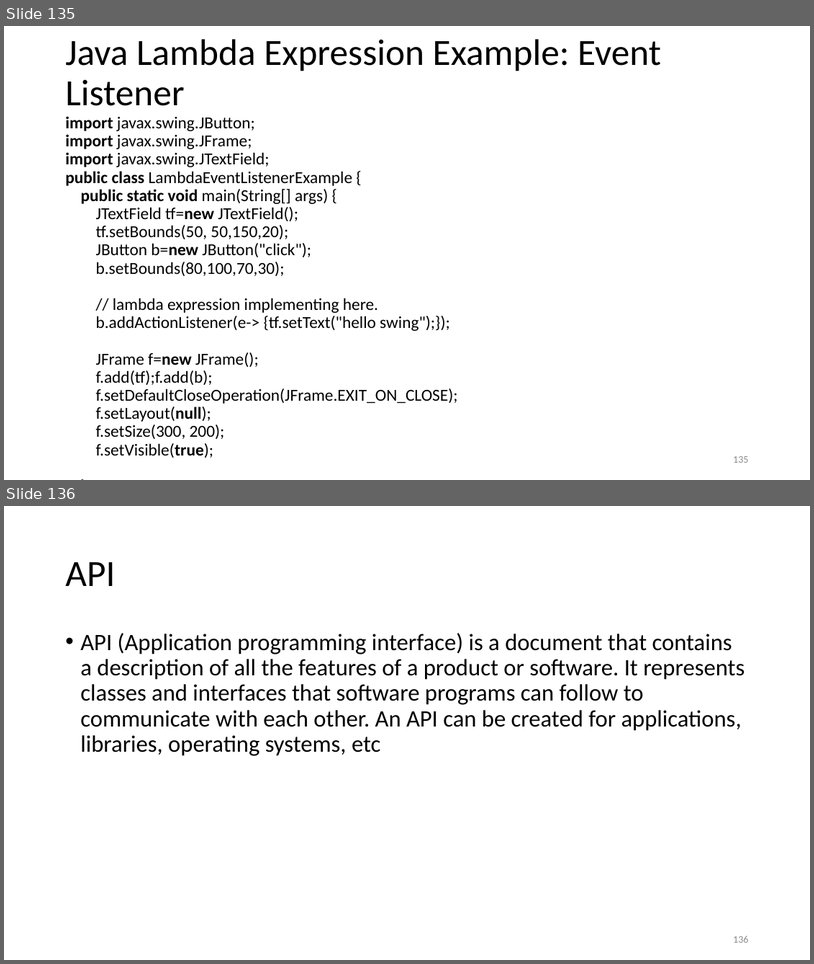
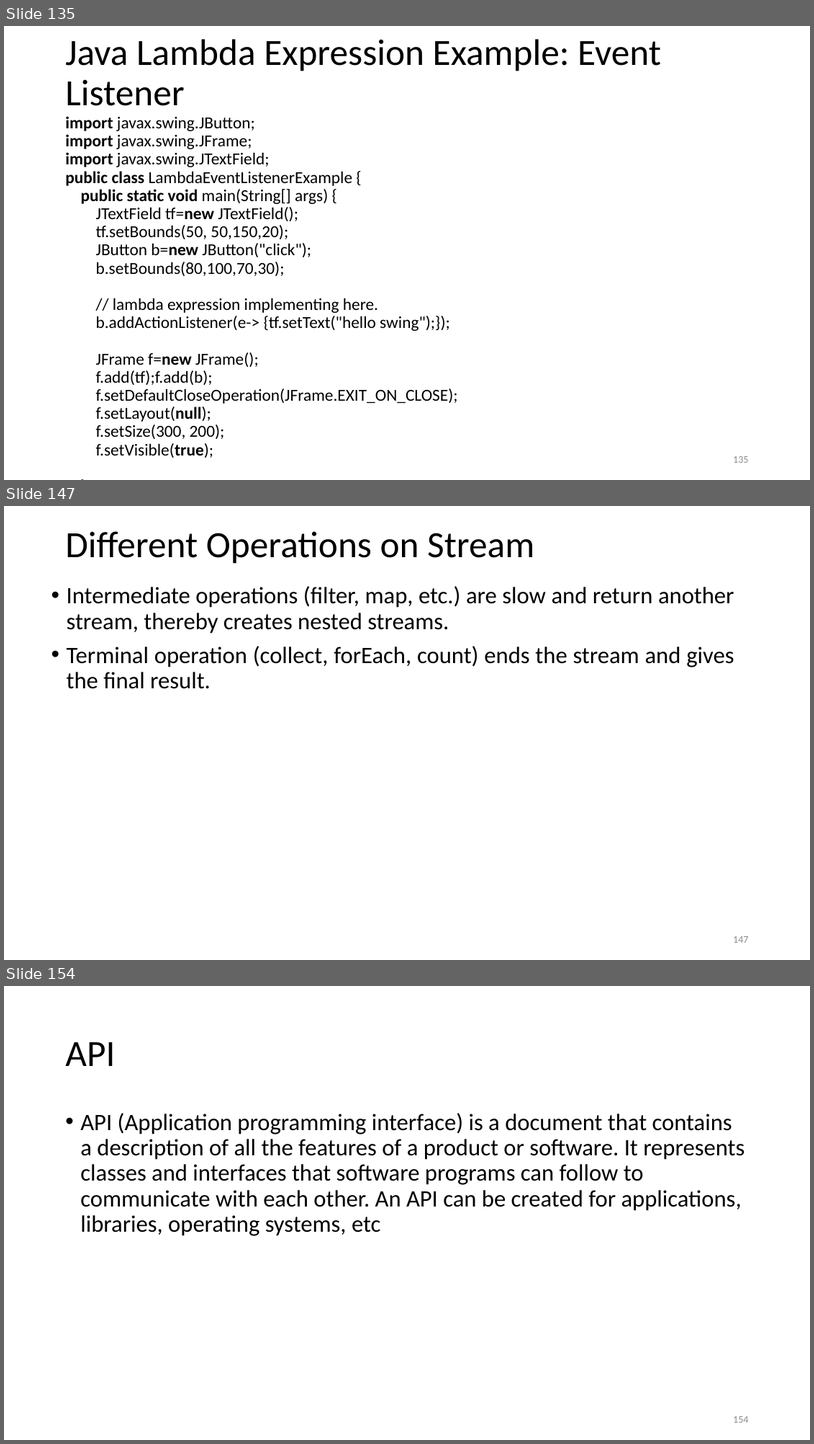
Before and after one commit to suniljeevan/JAVA-FULLSTACK-DEVELOPMENT-2026, a slide deck: COURSE MATERIALS/Module-1 CSE3427.pptx. Shown one above the other, each under a label of ours: slides 135 and 136 before the commit, slides 135, 147 and 154 after it; the slides between them are not shown. The pictures are 814x964 and 814x1444 pixels, drawn with LibreOffice and Linux fonts; fonts in the diff are those of the drawing; background and template pictures are left out. Boxes give left, top, right and bottom in pixels: in the first picture for what was removed or moved away, otherwise in the second. Text is boxed around its words. In the diff, an @@ line names an element or a change of style, - is before the commit and + after.

```diff
--- a/COURSE MATERIALS/Module-1 CSE3427.pptx
+++ b/COURSE MATERIALS/Module-1 CSE3427.pptx
@@ slide 147 added at <box>4,506,810,960</box>, background #FFFFFF @@
@@ title added at <box>65,531,535,564</box>, 44 pt, text #000000 @@
+Different Operations on Stream
@@ text added at <box>67,586,735,689</box>, 28 pt, text #000000 @@
+• Intermediate operations (filter, map, etc.) are slow and return another stream, thereby creates nested streams.
+• Terminal operation (collect, forEach, count) ends the stream and gives the final result.
@@ page number added at <box>733,936,748,942</box>, 12 pt, text #8C8C8C @@
+147
@@ what was slide 136 is now slide 154 @@
@@ page number at <box>733,1416,748,1422</box>: text changed @@
-136
+154
```
Also in this commit, not shown: 1 slide changed, 17 other slides added.
